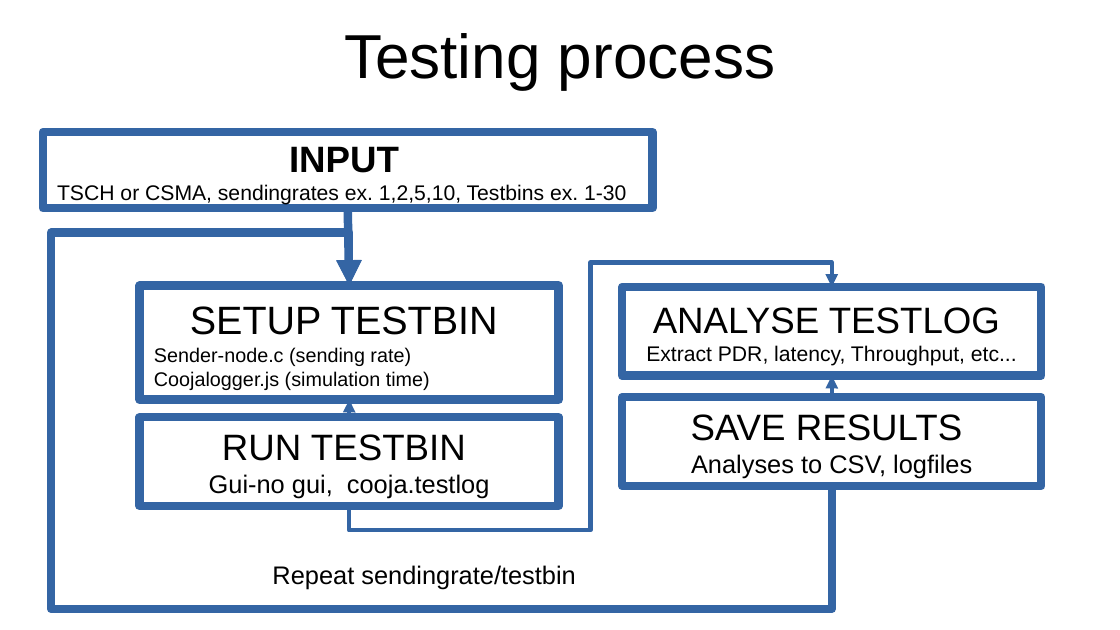
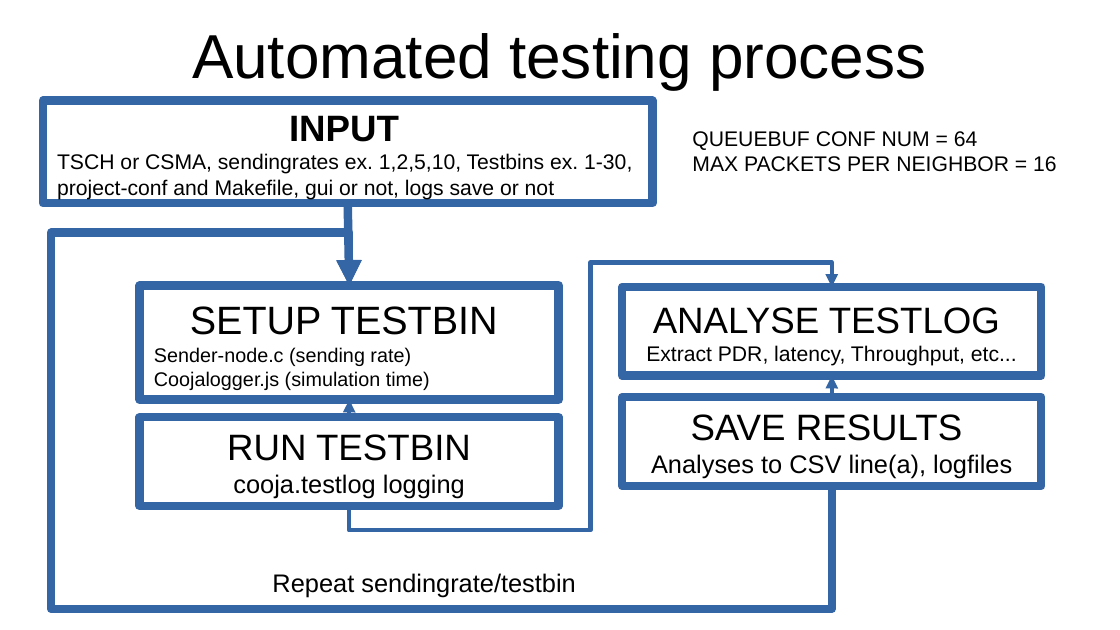
Before and after one commit to mdequanter/2024_2025_Project_MPA, a slide deck: slide 5 of presentation/presentation.odp. Drawn at 1120x630 pixels with LibreOffice and Linux fonts; fonts in the diff are those of the drawing. Boxes give left, top, right and bottom in pixels: in the first picture for what was removed or moved away, otherwise in the second. Text is boxed around its words. In the diff, an @@ line names an element or a change of style, - is before the commit and + after.

Commit message:
presentation

```diff
--- a/presentation/presentation.odp
+++ b/presentation/presentation.odp
@@ title at [192,33,926,89]: text changed @@
-Testing process
+Automated testing process
@@ rectangle "INPUT": place and size @@
-rectangle "INPUT" at [43,132,652,208]
+rectangle "INPUT" at [43,101,652,203]
@@ text added at [692,131,1057,172], 15 pt, text #000000 @@
+QUEUEBUF CONF NUM = 64
+MAX PACKETS PER NEIGHBOR = 16
@@ text in rectangle at [57,153,632,200]: text changed @@
-TSCH or CSMA, sendingrates ex. 1,2,5,10, Testbins ex. 1-30
+TSCH or CSMA, sendingrates ex. 1,2,5,10, Testbins ex. 1-30, project-conf and Makefile, gui or not, logs save or not
@@ arrow moved from (348, 208) - (350, 286) to (348, 203) - (350, 286) @@
@@ text in rectangle at [227,434,471,499]: text changed @@
-RUN TESTBIN
-Gui-no gui, cooja.testlog
+RUN TESTBIN cooja.testlog logging
@@ text in rectangle at [651,454,1012,479]: text changed @@
-Analyses to CSV, logfiles
+Analyses to CSV line(a), logfiles
@@ text "Repeat sendingrate/testbin": place and size @@
-text "Repeat sendingrate/testbin" at [272,565,575,590]
+text "Repeat sendingrate/testbin" at [272,573,575,598]
```
Also in this commit, not shown: 1 other slide changed, 2 slides added, 1 slide removed, 4 other files.
